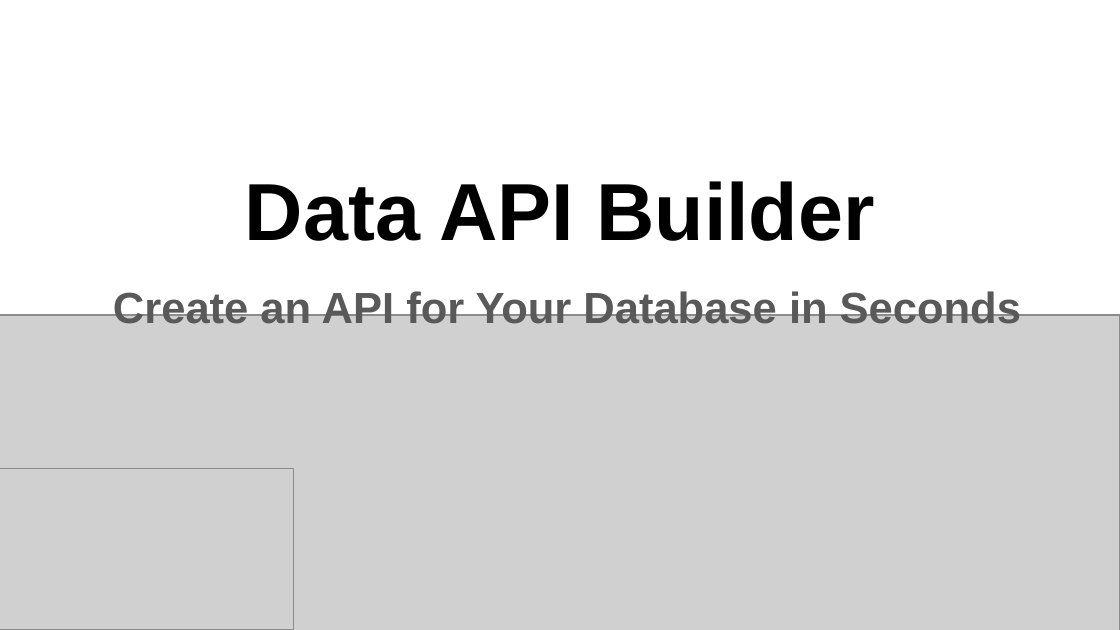
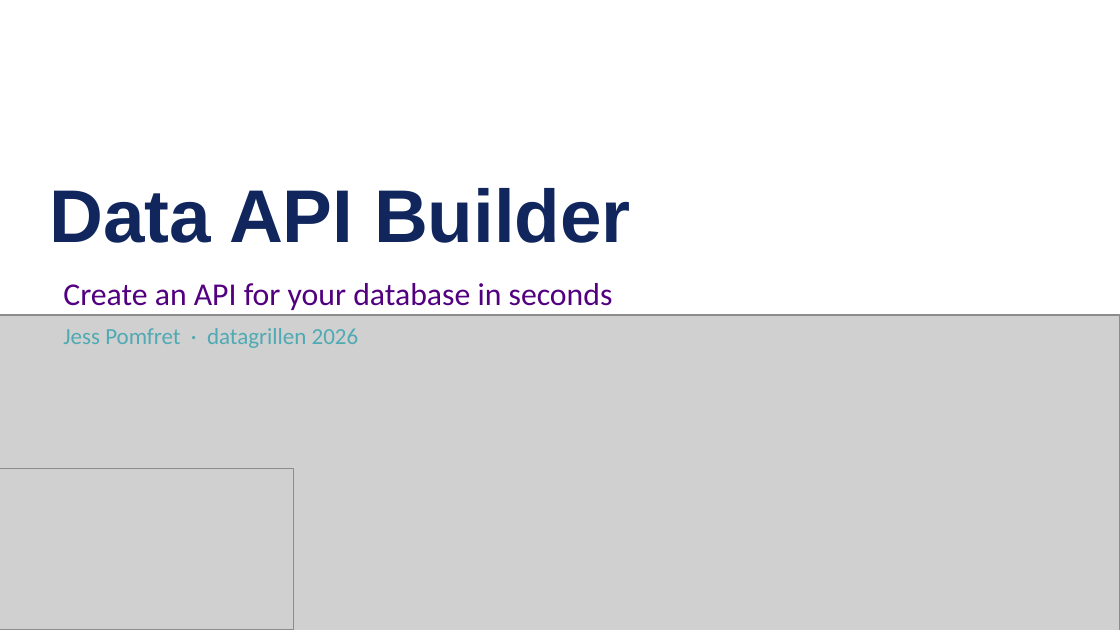
Before and after one commit to jpomfret/dab-presentation, a slide deck: slide 1 of Pomfret - dab - grillen.pptx. Drawn at 1120x630 pixels with LibreOffice and Linux fonts; fonts in the diff are those of the drawing; grey boxes stand for pictures. Boxes give left, top, right and bottom in pixels: in the first picture for what was removed or moved away, otherwise in the second. Text is boxed around its words. In the diff, an @@ line names an element or a change of style, - is before the commit and + after.

```diff
--- a/Pomfret - dab - grillen.pptx
+++ b/Pomfret - dab - grillen.pptx
@@ title "Data API Builder" at box(49, 188, 631, 243): size 52 to 48 pt, text colour #000000 to #10265D; alignment centre to left @@
@@ subtitle at box(63, 283, 613, 348): text changed; size 28 to 20.4 pt; font Arial to Calibri; text colour #595959 to #530080; bold off @@
-Create an API for Your Database in Seconds
+Create an API for your database in seconds
+Jess Pomfret · datagrillen 2026
```
Also in this commit, not shown: 50 slides added, 10 slides removed, 13 other files.
